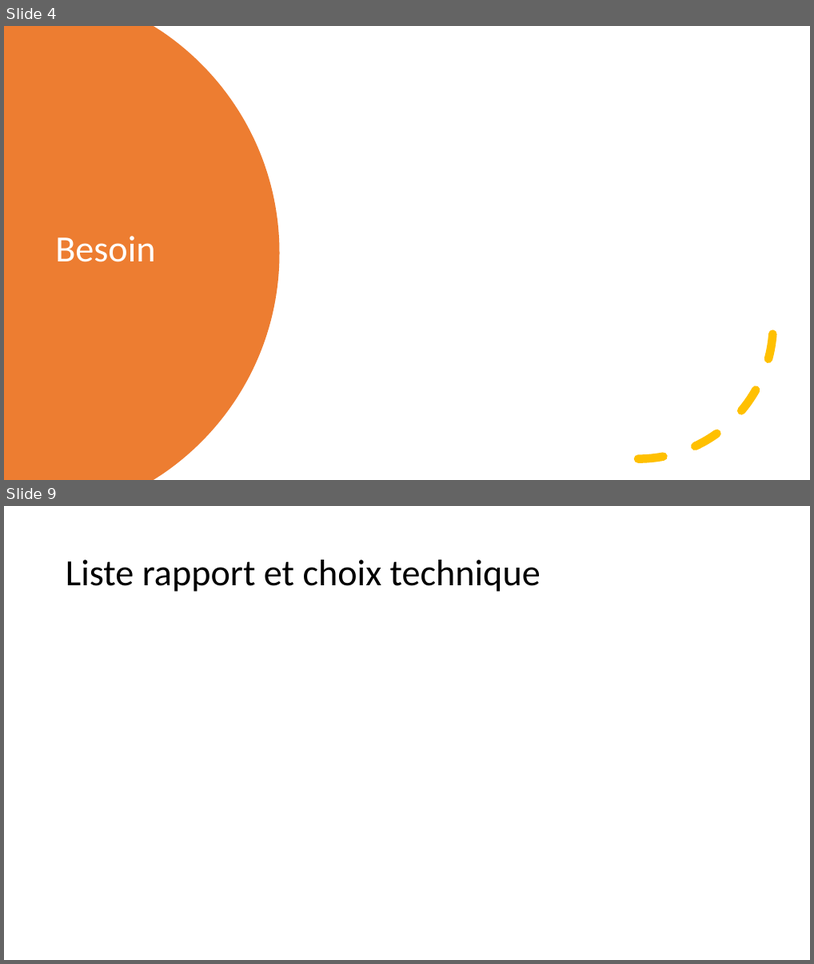
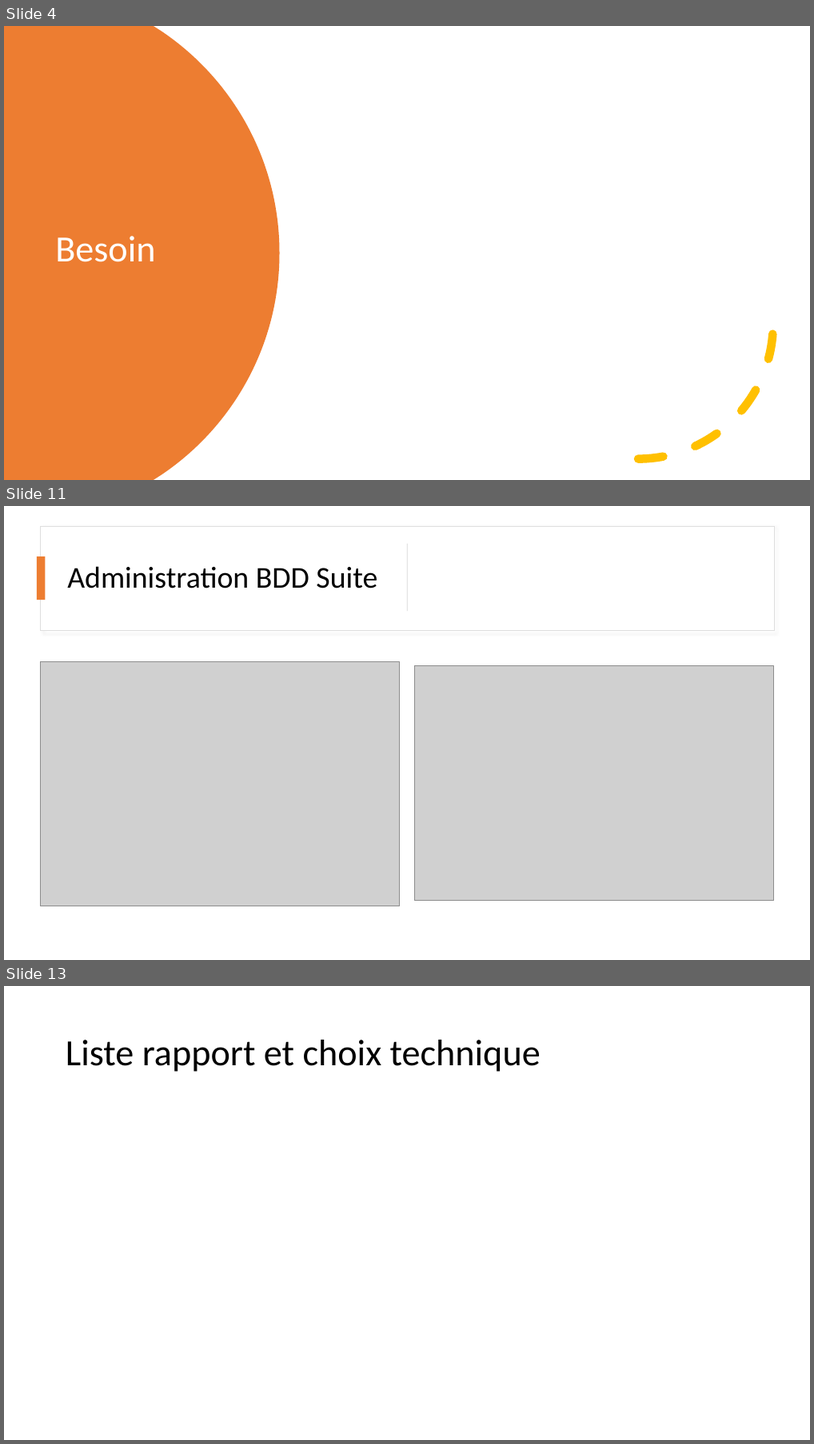
Before and after one commit to neopolitan2012/PT-LPBDD, a slide deck: Soutenance_PT.pptx. Shown one above the other, each under a label of ours: slides 4 and 9 before the commit, slides 4, 11 and 13 after it; the slides between them are not shown. The pictures are 814x964 and 814x1444 pixels, drawn with LibreOffice and Linux fonts; fonts in the diff are those of the drawing; grey boxes stand for pictures. Boxes give left, top, right and bottom in pixels: in the first picture for what was removed or moved away, otherwise in the second. Text is boxed around its words. In the diff, an @@ line names an element or a change of style, - is before the commit and + after.

```diff
--- a/Soutenance_PT.pptx
+++ b/Soutenance_PT.pptx
@@ slide 11 added at [4, 506, 810, 960], background #FFFFFF @@
@@ rectangle added at [40, 526, 774, 630], fill #FFFFFF, outline #DEDEDE 1 pt @@
@@ rectangle added at [407, 544, 408, 611], fill #D5D5D5 @@
@@ rectangle added at [37, 557, 45, 600], fill #ED7D31 @@
@@ title added at [67, 566, 378, 588], 36 pt, text #000000 @@
+Administration BDD Suite
@@ picture added at [40, 661, 400, 905] @@
@@ picture added at [414, 666, 774, 900] @@
@@ what was slide 9 is now slide 13 @@
```
Also in this commit, not shown: 4 slides changed, 5 other slides added, 2 slides removed.
